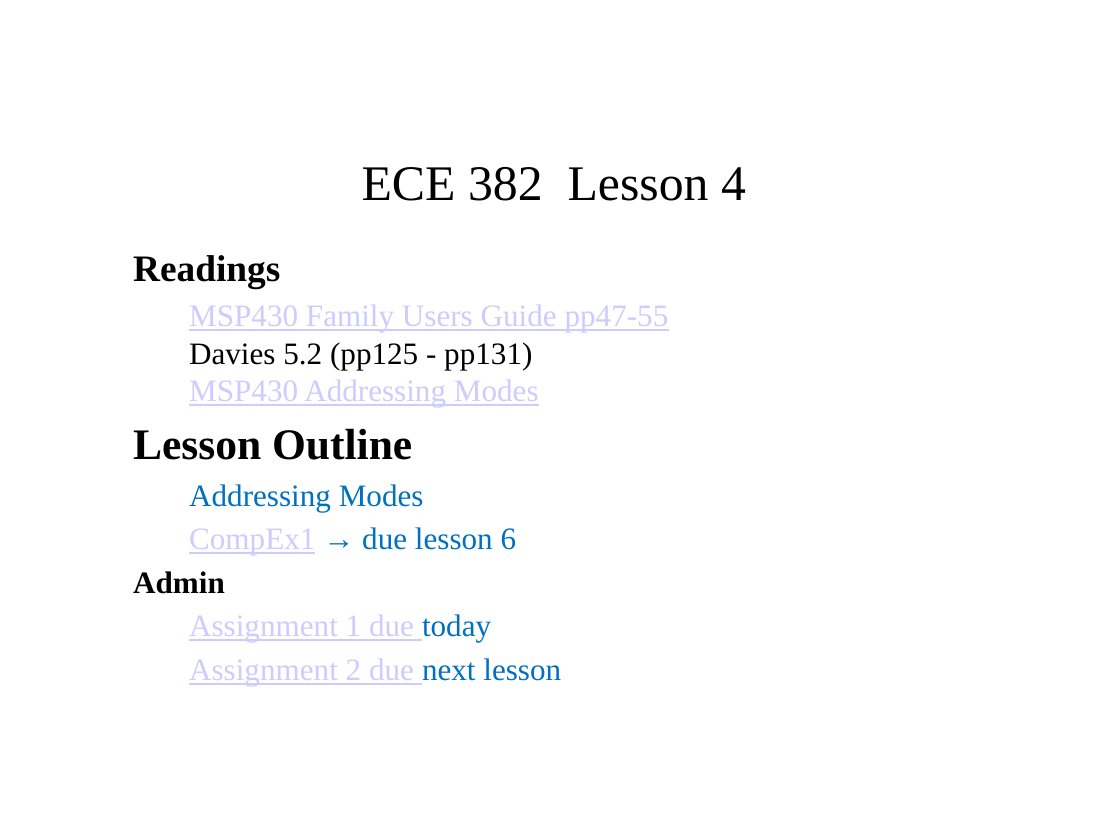
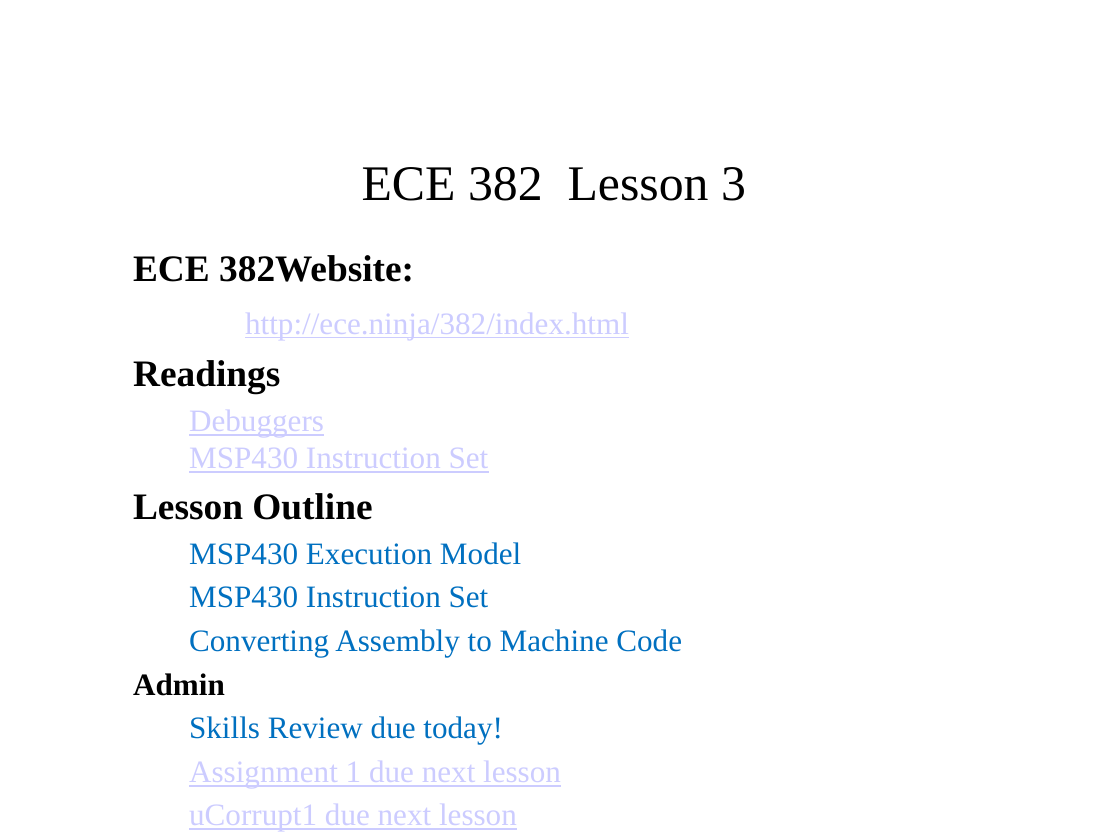
Before and after one commit to pw4rn3r/ECE382, a slide deck: slide 1 of notes/L4/Lsn4.pptx. Drawn at 1120x840 pixels with LibreOffice and Linux fonts; fonts in the diff are those of the drawing. Boxes give left, top, right and bottom in pixels: in the first picture for what was removed or moved away, otherwise in the second. Text is boxed around its words. In the diff, an @@ line names an element or a change of style, - is before the commit and + after.

Commit message:
typo on Lesson 4 and adding updated Lesson 4 slides.

```diff
--- a/notes/L4/Lsn4.pptx
+++ b/notes/L4/Lsn4.pptx
@@ title at (362,167,746,201): text changed @@
-ECE 382 Lesson 4
+ECE 382 Lesson 3
@@ subtitle at (133,255,629,339): paragraphs added @@
+ECE 382Website:
+http://ece.ninja/382/index.html
@@ subtitle at (189,410,489,473): text changed @@
-  MSP430 Family Users Guide pp47-55
-  Davies 5.2 (pp125 - pp131)
-  MSP430 Addressing Modes
+  Debuggers
+  MSP430 Instruction Set
@@ subtitle at (133,493,372,520): size 28 to 24 pt in "Lesson Outline" @@
@@ subtitle at (189,542,682,657): text changed @@
-  Addressing Modes
-  CompEx1 → due lesson 6
+  MSP430 Execution Model
+  MSP430 Instruction Set
+  Converting Assembly to Machine Code
@@ subtitle at (189,716,561,831): text changed @@
-  Assignment 1 due today
-  Assignment 2 due next lesson
+  Skills Review due today!
+  Assignment 1 due next lesson
+  uCorrupt1 due next lesson
```
Also in this commit, not shown: 14 other slides changed, 10 slides added, 18 slides removed, 1 other file.
